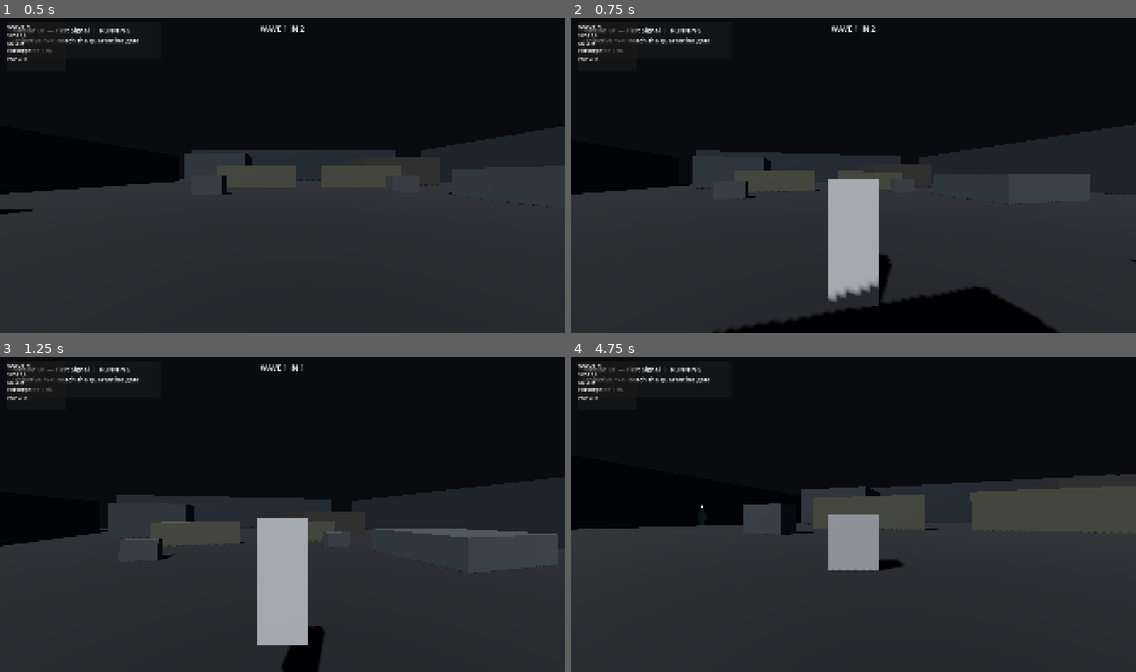
Above: before the commit, frames 1-4 (two rows, left to right).
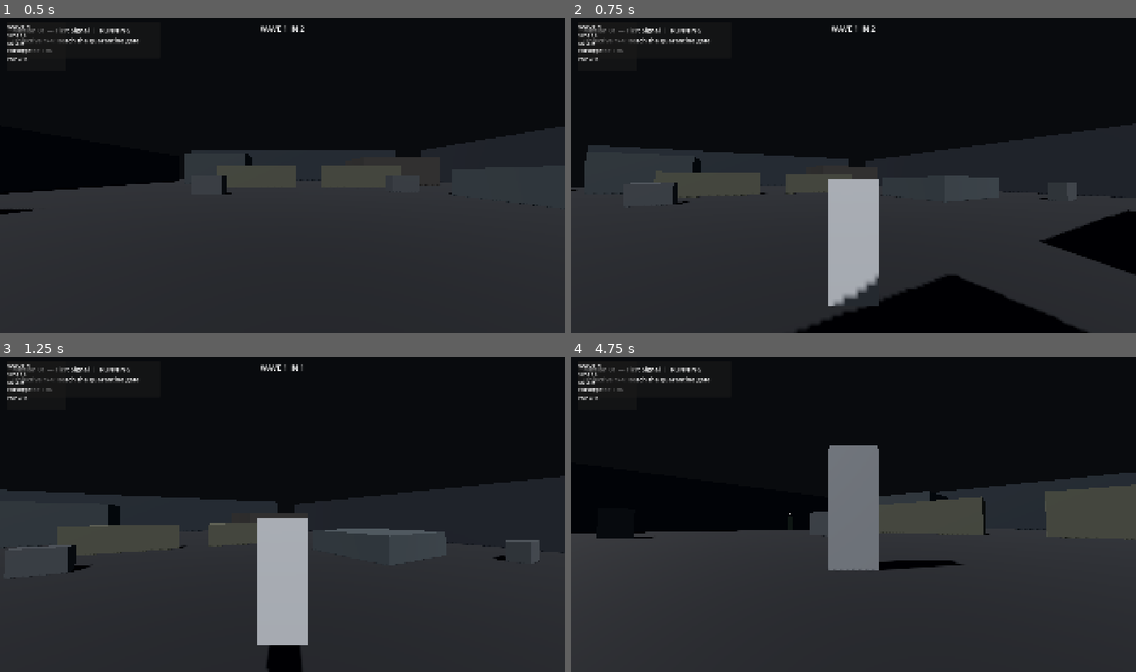
Above: after the commit, the same moments.

Repository: Gh0stDeveloper/NEXORA-DEADFALL
Game: Godot game, scene res://src/main/Main.tscn
Two runs of this game, one before a commit and one after it. Both use one fixed random seed, a clock stepped at 60 frames per second and the inputs below.
Inputs (mouse positions are in pixels of both pictures, inside the frame that each line leads up to):
- Up to frame 1 (0.5 s): no input
- Up to frame 2 (0.75 s): tap Enter at 0.5 s; move the mouse to (881, 172) at 0.52 s; hold W (move_forward) from 0.53 s (still down); tap V (camera_cycle) at 0.6 s; click (881, 172) at 0.67 s
- Up to frame 3 (1.25 s): keep holding W (move_forward); tap Space (jump) at 0.77 s
- Up to frame 4 (4.75 s): keep holding W (move_forward); move the mouse to (825, 514) at 1.27 s; tap C (crouch) at 1.35 s; tap Space (jump) at 1.52, 3.02, 3.77, 4.52 s; move the mouse to (864, 508) at 2.02 s; press the mouse at (864, 508) at 2.03 s; move the mouse to (847, 517) at 2.77 s; release the mouse at (847, 517) at 2.78 s; tap E (interact) at 2.85 s; click (847, 517) at 2.92 s; move the mouse to (893, 517) at 3.52 s; tap Z (prone) at 3.6 s; tap R (reload) at 4.15 s; move the mouse to (808, 508) at 4.27 s; tap Shift (sprint) at 4.35 s

Frame 1 is identical in both runs. In frame 2, 8.5% of the frame differs, in the area x 0-100%, y 33-100%; in frame 3, 6.4%; in frame 4, 8.3%.

Commit message:
feat: drive camera sensitivity from player settings

Diff:
--- a/src/player/PlayerController.gd
+++ b/src/player/PlayerController.gd
@@ -161,8 +161,11 @@
 func _apply_local_look(look_delta: Vector2) -> void:
 	if look_delta.is_zero_approx():
 		return
-	rotation.y -= look_delta.x * look_sensitivity
-	camera_rig.add_pitch(-look_delta.y * look_sensitivity)
+	var effective_sensitivity := look_sensitivity
+	if Settings != null and Settings.has_method("get_look_radians_per_pixel"):
+		effective_sensitivity = float(Settings.get_look_radians_per_pixel())
+	rotation.y -= look_delta.x * effective_sensitivity
+	camera_rig.add_pitch(-look_delta.y * effective_sensitivity)
 
 func _apply_authoritative_orientation(command: Dictionary) -> void:
 	rotation.y = float(command.get("yaw", rotation.y))
@@ -218,36 +221,22 @@
 	if target == stance:
 		return true
 	var target_height := _height_for_stance(target)
-	if target_height > _height_for_stance(stance) and not _can_fit_height(target_height):
+	if target_height > _height_for_stance(stance) and not _has_headroom(target_height):
 		return false
 	stance = target
-	_apply_stance_geometry(target)
+	_apply_stance_geometry(stance)
 	return true
 
-func _can_fit_height(target_height: float) -> bool:
-	var capsule := collision_shape.shape as CapsuleShape3D
-	if capsule == null or not is_inside_tree():
-		return true
-	var test_shape := CapsuleShape3D.new()
-	test_shape.radius = capsule.radius
-	test_shape.height = target_height
-	var query := PhysicsShapeQueryParameters3D.new()
-	query.shape = test_shape
-	query.collision_mask = collision_mask
-	query.exclude = [get_rid()]
-	query.margin = 0.01
-	query.transform = Transform3D(global_basis, global_position + Vector3.UP * (target_height * 0.5 + 0.025))
-	return get_world_3d().direct_space_state.intersect_shape(query, 1).is_empty()
-
-func _apply_stance_geometry(target: Stance) -> void:
-	var target_height := _height_for_stance(target)
+func _apply_replica_stance(value: int) -> void:
+	stance = clampi(value, Stance.STAND, Stance.PRONE) as Stance
+	_apply_stance_geometry(stance)
+
+func _apply_stance_geometry(value: Stance) -> void:
 	var capsule := collision_shape.shape as CapsuleShape3D
 	if capsule != null:
-		capsule.height = target_height
-		collision_shape.position.y = target_height * 0.5
-	visual_body.scale.y = target_height / standing_height
-	visual_body.position.y = target_height * 0.5
-	camera_rig.position.y = _eye_height_for_stance(target)
+		capsule.height = _height_for_stance(value)
+	collision_shape.position.y = _height_for_stance(value) * 0.5
+	camera_rig.position.y = _eye_height_for_stance(value)
 
 func _height_for_stance(value: Stance) -> float:
 	match value:
@@ -261,76 +250,52 @@
 		Stance.PRONE: return prone_eye_height
 		_: return standing_eye_height
 
-func _on_camera_mode_changed(mode: int) -> void:
-	if control_mode in [ControlMode.OFFLINE_LOCAL, ControlMode.NETWORK_PREDICTED]:
-		visual_root.visible = mode != DeadfallCameraRig.CameraMode.FIRST_PERSON
-	else:
-		visual_root.visible = true
-
-func _on_life_state_changed(_previous: int, current: int, _reason: String) -> void:
+func _has_headroom(target_height: float) -> bool:
+	var current_height := _height_for_stance(stance)
+	var extra := target_height - current_height
+	if extra <= 0.0:
+		return true
+	var query := PhysicsShapeQueryParameters3D.new()
+	query.shape = collision_shape.shape
+	query.transform = collision_shape.global_transform.translated(Vector3.UP * extra)
+	query.collision_mask = collision_mask
+	query.exclude = [get_rid()]
+	return get_world_3d().direct_space_state.intersect_shape(query, 1).is_empty()
+
+func _on_camera_mode_changed(mode_value: int) -> void:
+	if visual_root == null:
+		return
+	visual_root.visible = mode_value != DeadfallCameraRig.CameraMode.FIRST_PERSON
+
+func _on_life_state_changed(_previous: int, current: int, _source_peer_id: int) -> void:
 	if current == 1:
 		_apply_replica_stance(Stance.PRONE)
-	elif current == 2:
-		velocity = Vector3.ZERO
-
-func get_stance_name() -> String:
-	return Stance.keys()[int(stance)]
-
-func get_network_snapshot() -> Dictionary:
-	return {
-		"entity_id": player_entity_id,
-		"position": global_position,
-		"yaw": rotation.y,
-		"pitch": camera_rig.get_pitch(),
-		"velocity": velocity,
-		"stance": int(stance),
-		"ack_sequence": _last_server_sequence if control_mode == ControlMode.SERVER_REMOTE else _command_sequence,
-		"life": life_state.call("get_network_snapshot") if life_state != null and life_state.has_method("get_network_snapshot") else {},
-	}
-
-func apply_authoritative_snapshot(snapshot: Dictionary) -> void:
-	if control_mode != ControlMode.NETWORK_PREDICTED:
-		return
-	if life_state != null and life_state.has_method("apply_network_snapshot"):
-		life_state.call("apply_network_snapshot", Dictionary(snapshot.get("life", {})))
-	var authoritative_position := Vector3(snapshot.get("position", global_position))
-	var error := global_position.distance_to(authoritative_position)
-	if error >= hard_reconciliation_distance:
-		global_position = authoritative_position
-		rotation.y = float(snapshot.get("yaw", rotation.y))
-	else:
-		global_position = global_position.lerp(authoritative_position, reconciliation_strength)
-		rotation.y = lerp_angle(rotation.y, float(snapshot.get("yaw", rotation.y)), reconciliation_strength)
-	velocity = Vector3(snapshot.get("velocity", velocity))
-	camera_rig.set_pitch(lerpf(camera_rig.get_pitch(), float(snapshot.get("pitch", camera_rig.get_pitch())), reconciliation_strength))
-	_apply_replica_stance(int(snapshot.get("stance", int(stance))))
-
-func restore_authoritative_snapshot(snapshot: Dictionary) -> void:
-	global_position = Vector3(snapshot.get("position", global_position))
-	rotation.y = float(snapshot.get("yaw", rotation.y))
-	velocity = Vector3(snapshot.get("velocity", Vector3.ZERO))
-	camera_rig.set_pitch(float(snapshot.get("pitch", 0.0)))
-	_apply_replica_stance(int(snapshot.get("stance", int(stance))))
-	if life_state != null and life_state.has_method("restore_authoritative_snapshot"):
-		life_state.call("restore_authoritative_snapshot", Dictionary(snapshot.get("life", {})))
-
-func apply_replica_presentation(snapshot: Dictionary) -> void:
-	_apply_replica_stance(int(snapshot.get("stance", int(stance))))
-	camera_rig.set_pitch(float(snapshot.get("pitch", camera_rig.get_pitch())))
-	if life_state != null and life_state.has_method("apply_network_snapshot"):
-		life_state.call("apply_network_snapshot", Dictionary(snapshot.get("life", {})))
-
-func _apply_replica_stance(value: int) -> void:
-	var next := clampi(value, Stance.STAND, Stance.PRONE) as Stance
-	if next != stance:
-		stance = next
-		_apply_stance_geometry(stance)
+
+func _life_is_dead() -> bool:
+	return life_state != null and life_state.has_method("is_dead") and bool(life_state.call("is_dead"))
 
 func _life_is_downed() -> bool:
 	return life_state != null and life_state.has_method("is_downed") and bool(life_state.call("is_downed"))
 
-func _life_is_dead() -> bool:
-	return life_state != null and life_state.has_method("is_dead") and bool(life_state.call("is_dead"))
-
 func _life_move_multiplier() -> float:
-	return float(life_state.call("get_movement_multiplier")) if life_state != null and life_state.has_method("get_movement_multiplier") else 1.0
+	if life_state != null and life_state.has_method("get_move_multiplier"):
+		return float(life_state.call("get_move_multiplier"))
+	return 1.0
+
+func apply_server_state(state: Dictionary) -> void:
+	if state.is_empty():
+		return
+	var server_position := Vector3(state.get("position", global_position))
+	if control_mode == ControlMode.NETWORK_PREDICTED:
+		var error := server_position - global_position
+		if error.length() >= hard_reconciliation_distance:
+			global_position = server_position
+		else:
+			global_position += error * reconciliation_strength
+		velocity = Vector3(state.get("velocity", velocity))
+	elif control_mode == ControlMode.REMOTE_PROXY:
+		global_position = server_position
+		rotation.y = float(state.get("yaw", rotation.y))
+		camera_rig.set_pitch(float(state.get("pitch", camera_rig.get_pitch())))
+		velocity = Vector3(state.get("velocity", velocity))
+		_apply_replica_stance(int(state.get("stance", int(stance))))
